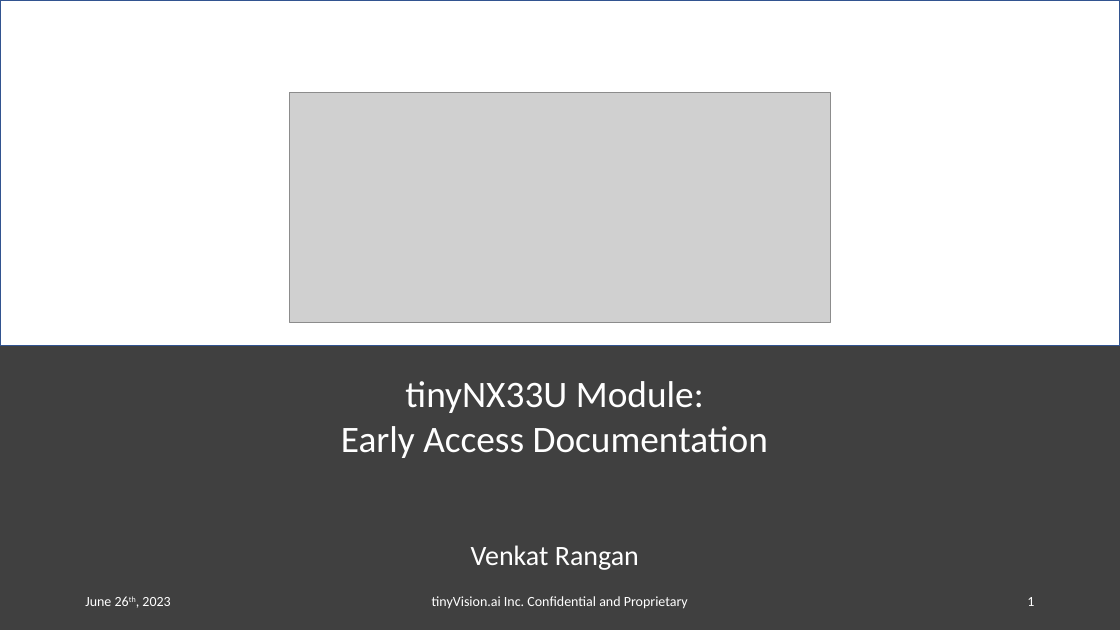
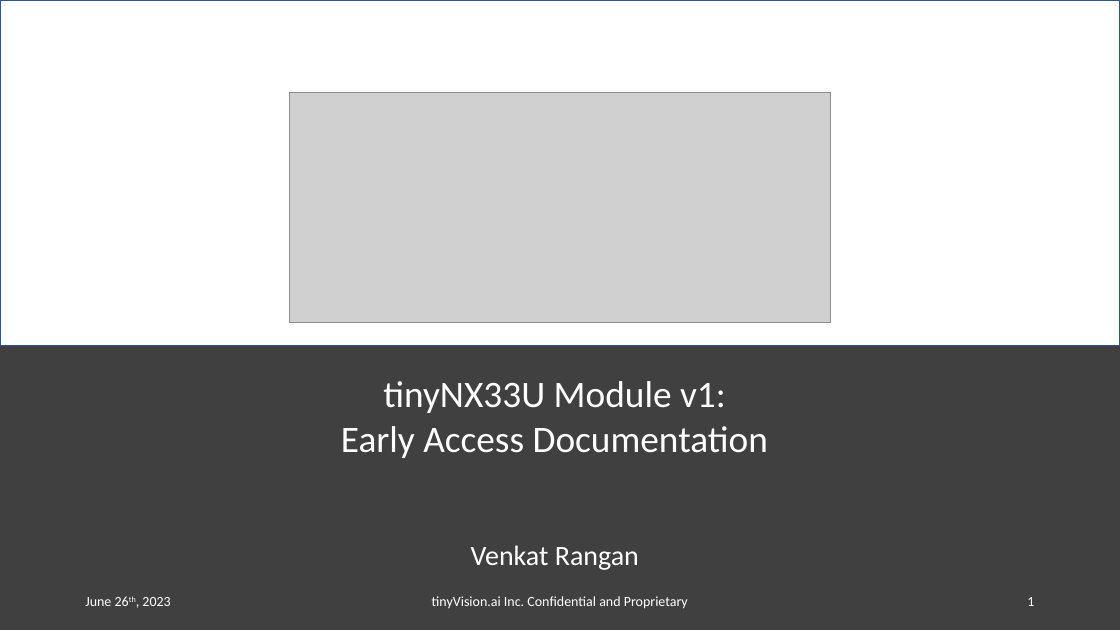
Before and after one commit to tinyvision-ai-inc/tinyclunx33_public, a slide deck: slide 1 of Docs/Bringup/tinyNX33U SoM and baseboard Documentation.pptx. Drawn at 1120x630 pixels with LibreOffice and Linux fonts; fonts in the diff are those of the drawing; grey boxes stand for pictures. Boxes give left, top, right and bottom in pixels: in the first picture for what was removed or moved away, otherwise in the second. Text is boxed around its words. In the diff, an @@ line names an element or a change of style, - is before the commit and + after.

```diff
--- a/Docs/Bringup/tinyNX33U SoM and baseboard Documentation.pptx
+++ b/Docs/Bringup/tinyNX33U SoM and baseboard Documentation.pptx
@@ text at (x1=383, y1=381, x2=726, y2=413): text changed @@
-tinyNX33U Module:
+tinyNX33U Module v1:
```
Also in this commit, not shown: 3 other slides changed.
